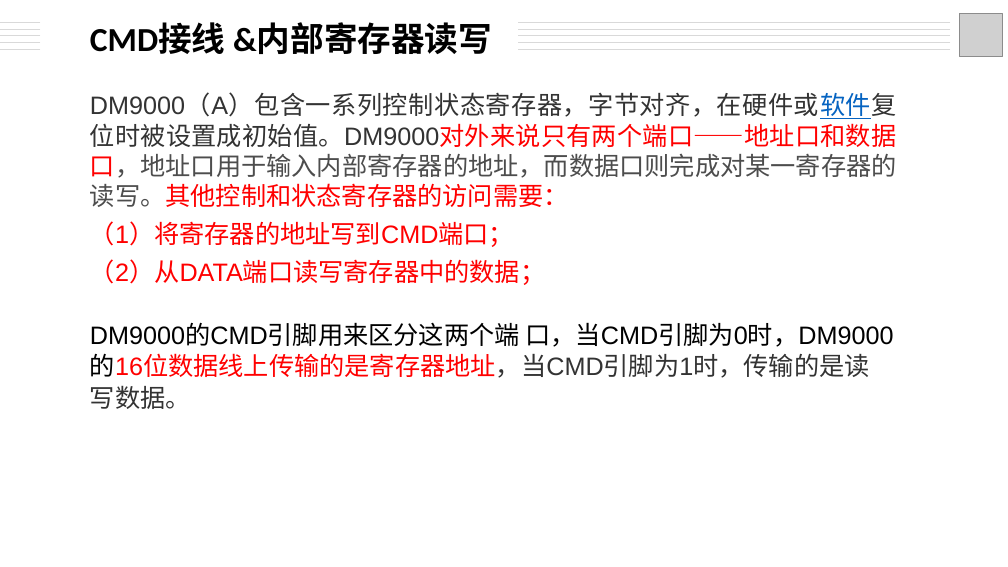
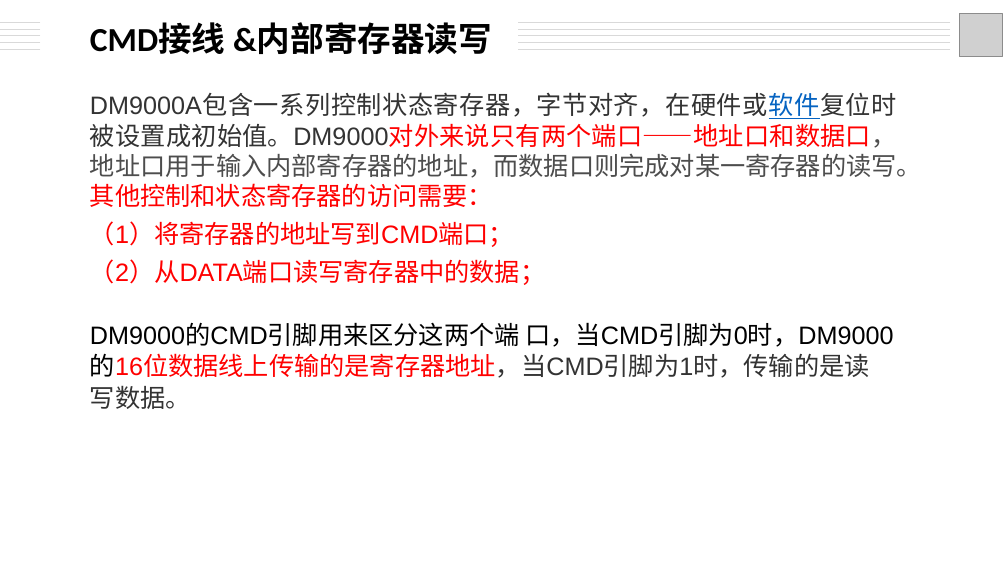
Before and after one commit to deswinteil/Car-anti-theft-system-design, a slide deck: slide 2 of ppt/6.pptx. Drawn at 1008x567 pixels with LibreOffice and Linux fonts; fonts in the diff are those of the drawing; grey boxes stand for pictures. Boxes give left, top, right and bottom in pixels: in the first picture for what was removed or moved away, otherwise in the second. Text is boxed around its words. In the diff, an @@ line names an element or a change of style, - is before the commit and + after.

```diff
--- a/ppt/6.pptx
+++ b/ppt/6.pptx
@@ text at [90,94,922,207]: text changed @@
-DM9000（A）包含一系列控制状态寄存器，字节对齐，在硬件或软件复位时被设置成初始值。DM9000对外来说只有两个端口——地址口和数据口，地址口用于输入内部寄存器的地址，而数据口则完成对某一寄存器的读写。其他控制和状态寄存器的访问需要：
+DM9000A包含一系列控制状态寄存器，字节对齐，在硬件或软件复位时被设置成初始值。DM9000对外来说只有两个端口——地址口和数据口，地址口用于输入内部寄存器的地址，而数据口则完成对某一寄存器的读写。其他控制和状态寄存器的访问需要：
```
Also in this commit, not shown: 3 other slides changed, 1 other file.
